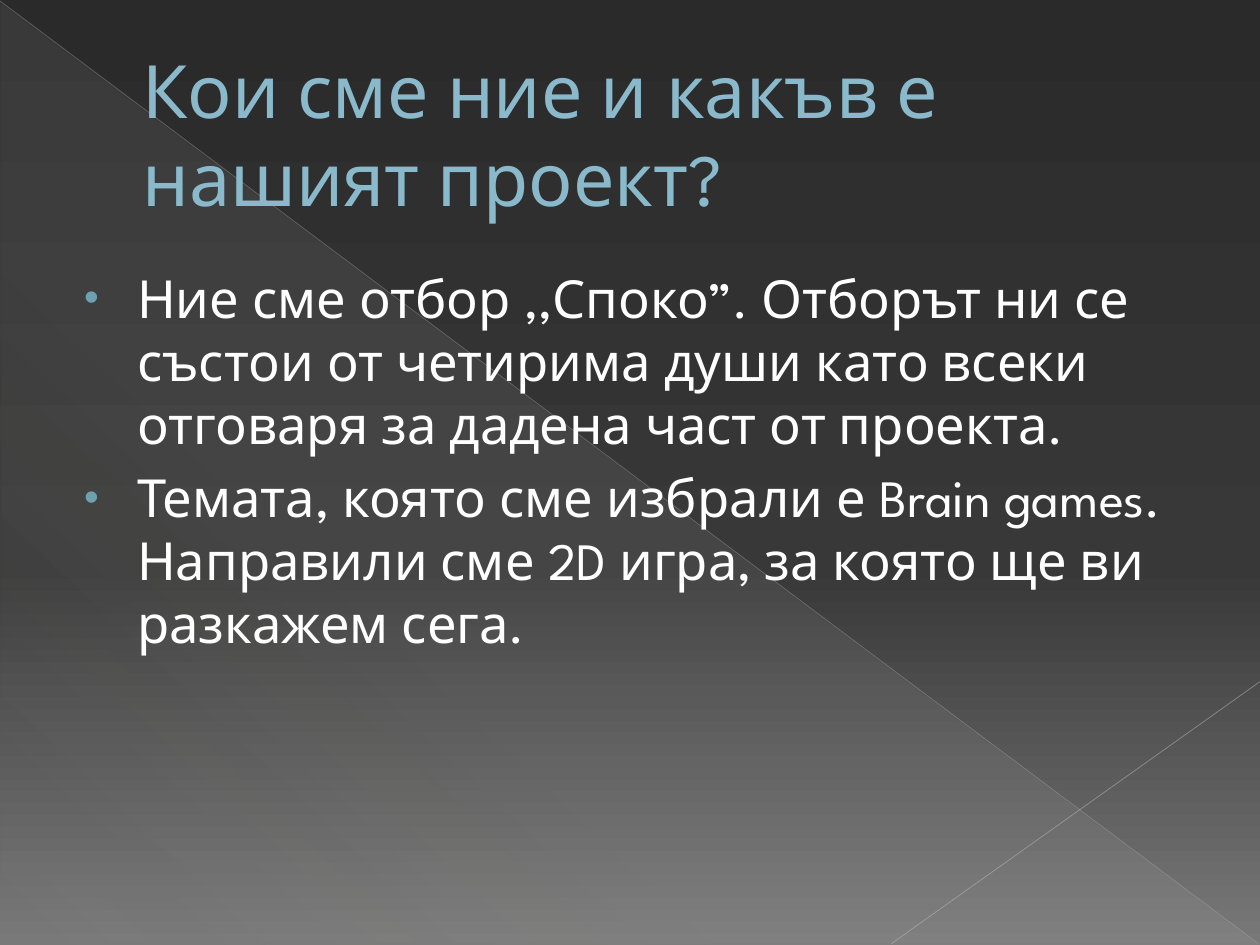
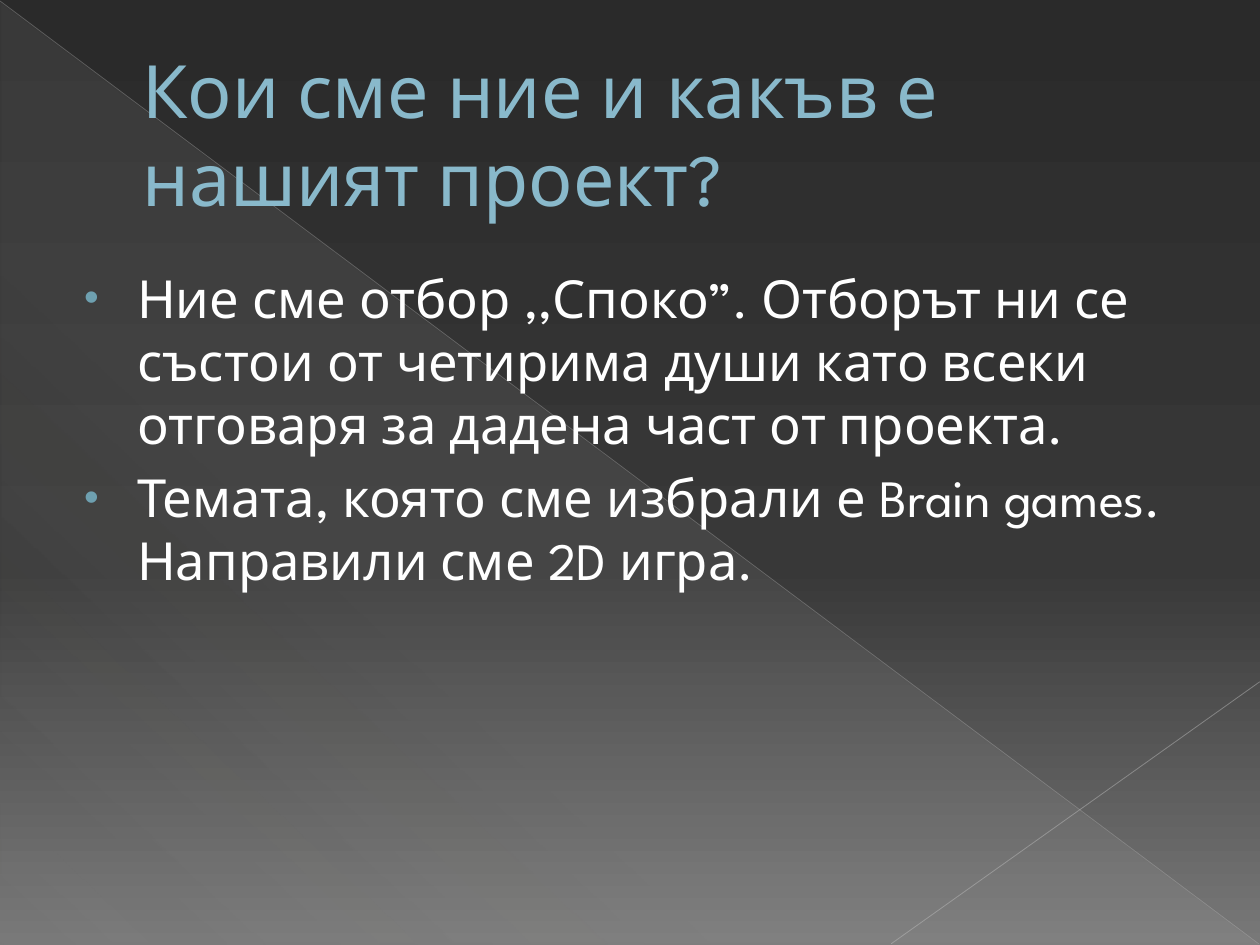
Before and after one commit to aon4o/HackTUES-365, a slide deck: slide 2 of Presentation.pptx. Drawn at 1260x945 pixels with LibreOffice and Linux fonts; fonts in the diff are those of the drawing. Boxes give left, top, right and bottom in pixels: in the first picture for what was removed or moved away, otherwise in the second. Text is boxed around its words. In the diff, an @@ line names an element or a change of style, - is before the commit and + after.

```diff
--- a/Presentation.pptx
+++ b/Presentation.pptx
@@ text at box(137, 469, 1161, 593): text changed @@
-• Темата, която сме избрали е Brain games. Направили сме 2D игра, за която ще ви разкажем сега.
+• Темата, която сме избрали е Brain games. Направили сме 2D игра.
```
